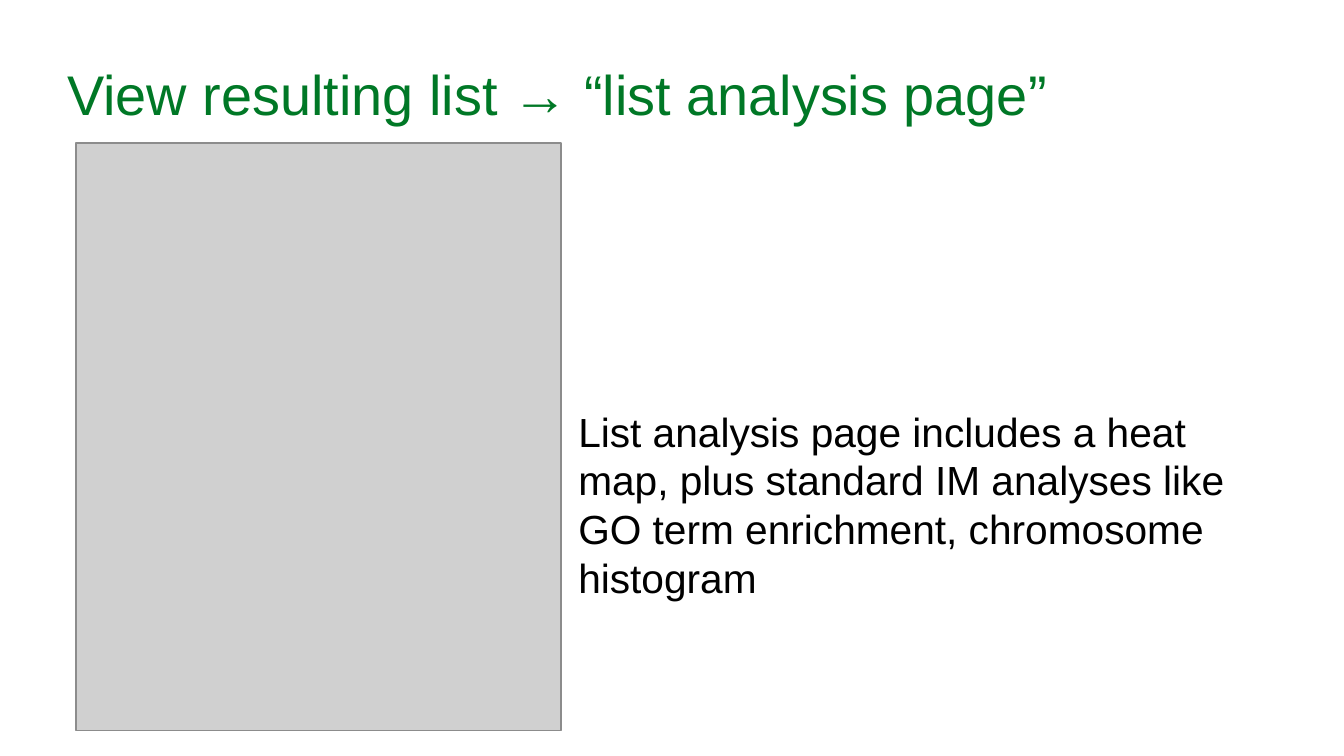
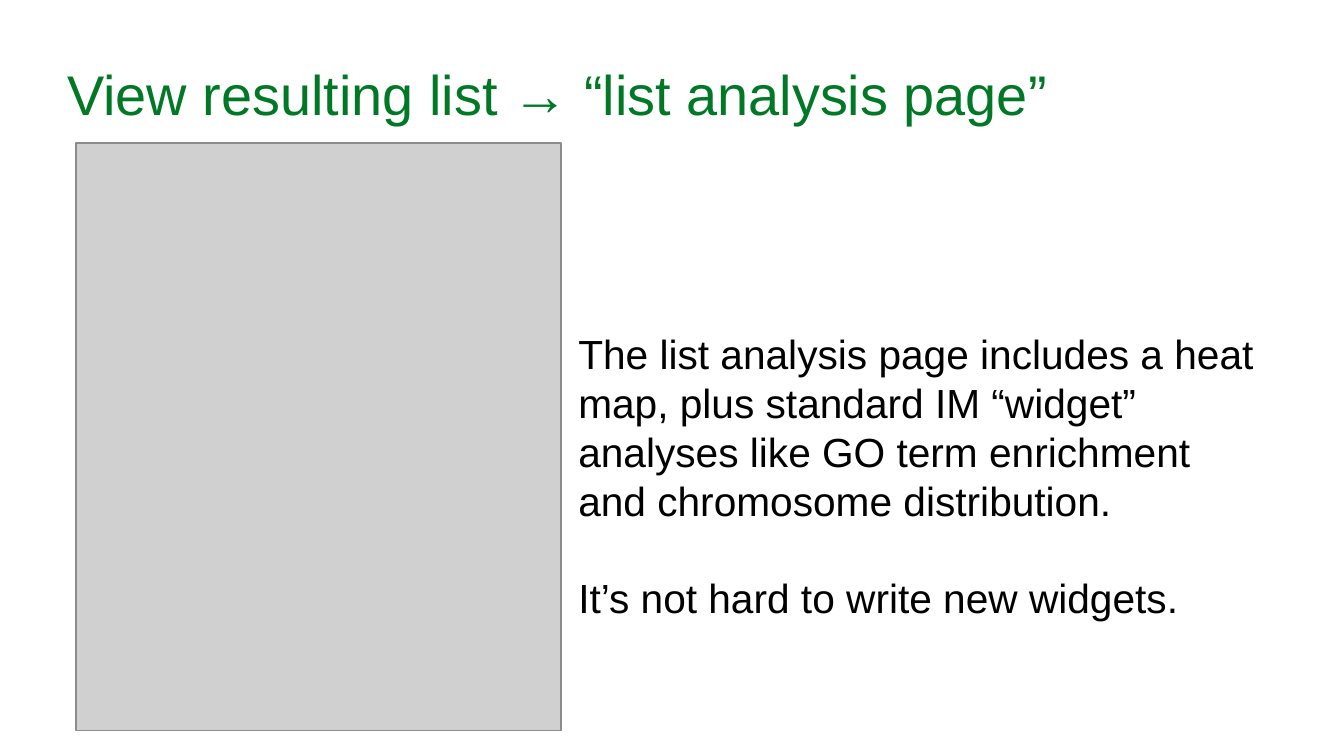
Before and after one commit to sammyjava/PAG-LegFed-2017, a slide deck: slide 12 of LegFed-Mines.odp. Drawn at 1344x756 pixels with LibreOffice and Linux fonts; fonts in the diff are those of the drawing; grey boxes stand for pictures; background and template pictures are left out. Boxes give left, top, right and bottom in pixels: in the first picture for what was removed or moved away, otherwise in the second. Text is boxed around its words. In the diff, an @@ line names an element or a change of style, - is before the commit and + after.

```diff
--- a/LegFed-Mines.odp
+++ b/LegFed-Mines.odp
@@ text at <box>578,339,1253,621</box>: text changed @@
-List analysis page includes a heat map, plus standard IM analyses like GO term enrichment, chromosome histogram
+The list analysis page includes a heat map, plus standard IM “widget” analyses like GO term enrichment and chromosome distribution.
+It’s not hard to write new widgets.
```
Also in this commit, not shown: 1 other file.
